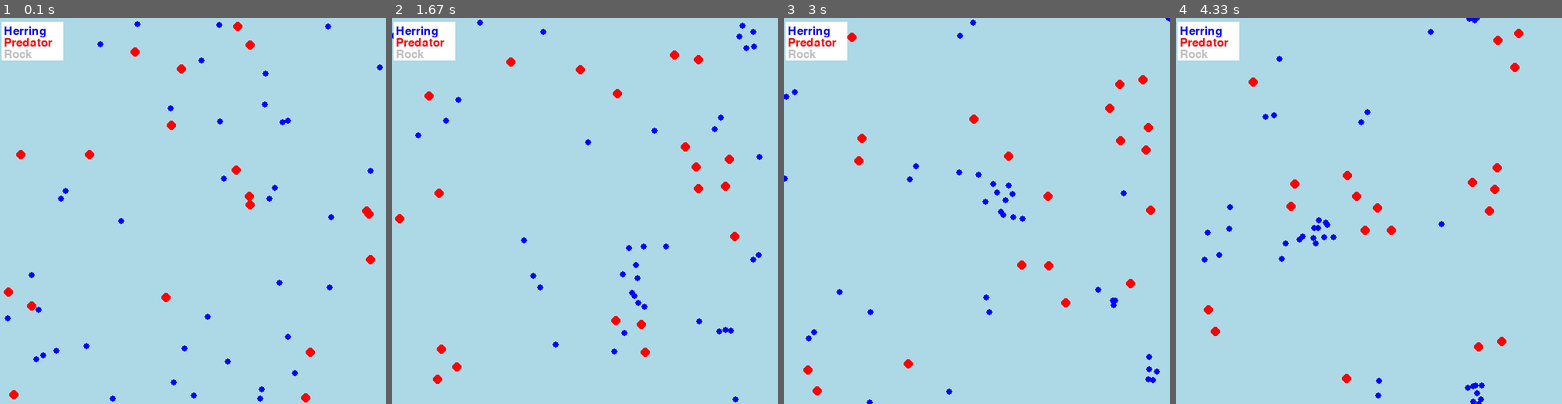
Above: before the commit, frames 1-4 (left to right).
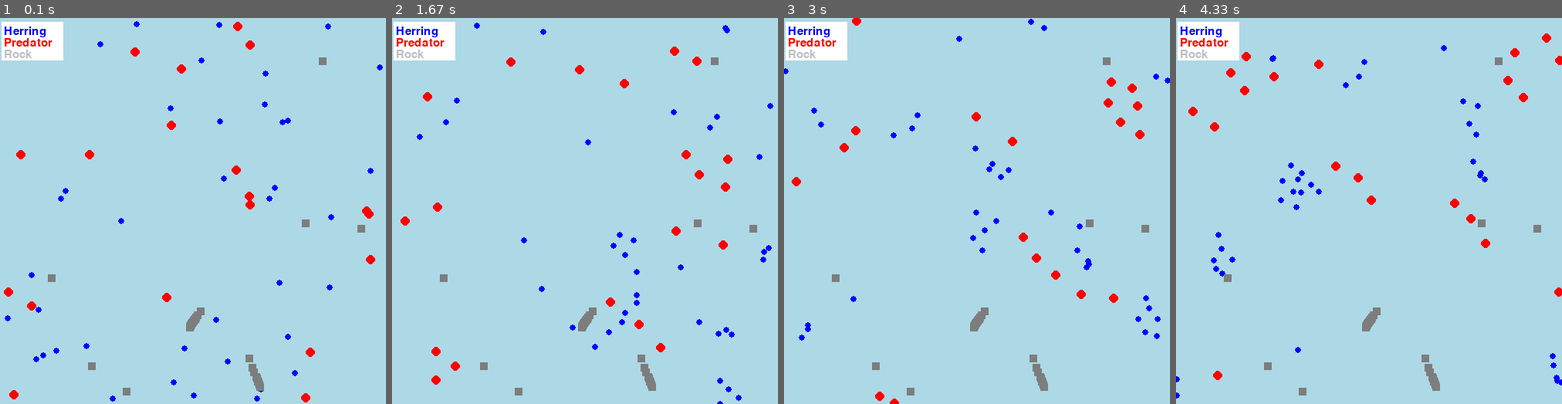
Above: after the commit, the same moments.

Repository: suus-stack/PCA
Game: pygame game, started from code/gamefish.py
Two runs of this game, one before a commit and one after it. Both use one fixed random seed, a clock stepped at 60 frames per second and the inputs below.
Inputs:
- Up to frame 1 (0.1 s): no input
- Up to frame 2 (1.67 s): no input
- Up to frame 3 (3 s): no input
- Up to frame 4 (4.33 s): no input

The runs differ from the first frame. In frame 1, 0.7% of the frame differs, in the area x 12-95%, y 0-100%; in frame 2, 2.6%; in frame 3, 3.4%; in frame 4, 3.5%, in the area x 0-100%, y 0-100%.

Commit message:
change in commentary

Diff:
--- a/code/gamefish.py
+++ b/code/gamefish.py
@@ -809,10 +809,16 @@
         self: Experiment
             The experiment being simulated.
 
+        all_rocks: pygame.sprite.Group
+            Group containing all rock positions.
+
+        enable_clusetering: bool, optional
+            Whether to use the clustering of rocks. -> Default is True.
+
         Returns:
-        -----------
-        all_predators: pygame.sprite.Group
-            Group containing all predator entities.
+        ----------
+        all_rocks: pygame.sprite.Group
+            Updated group containing all rock entities.
         """
 
         #make a lsit to add the distance to
@@ -846,6 +852,9 @@
                             # add the rock to the rock population
                             new_rock = Rock(new_x, new_y)
                             all_rocks.add(new_rock)
+
+
+
 
 
     def add_rocks_experiment(self):
@@ -1103,7 +1112,8 @@
 
 # Run the main function
 if __name__ == "__main__":
-    experiment_1 = Experiment(40, 20, 0, 60, True)
+    #Experiment(Nfish, Npredators, Nrocks, rockclustering)
+    experiment_1 = Experiment(40, 20, 10, 20, True)
     number_killed_herring = experiment_1.run()
 
     # # determine the influence of the number of rock on killing of fish
